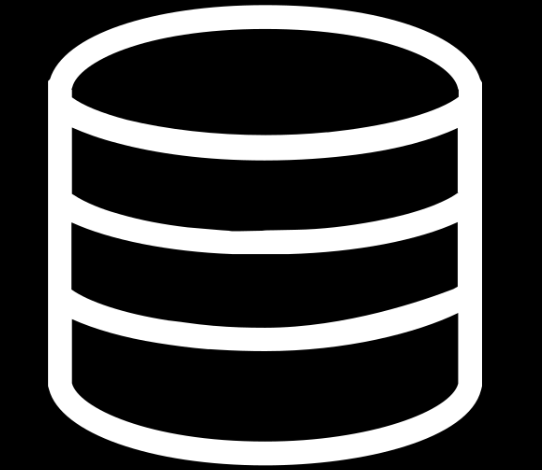
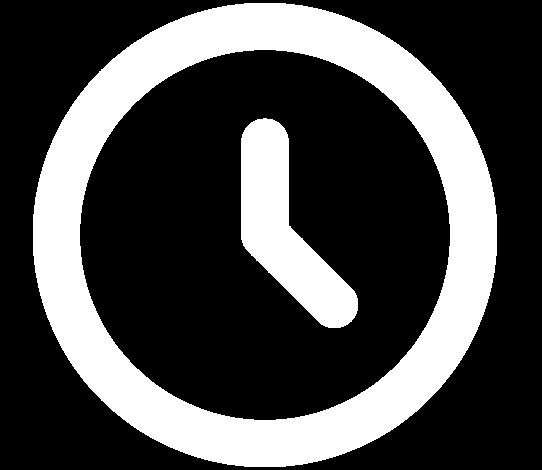
Two versions of the same layered image (542px x 470px). Layer-by-layer changes:
added layer "Capa pegada #9" above "Capa pegada #3" over (x1=33, y1=3, x2=497, y2=467)
hid "Capa pegada #3" over (x1=47, y1=4, x2=483, y2=466)
